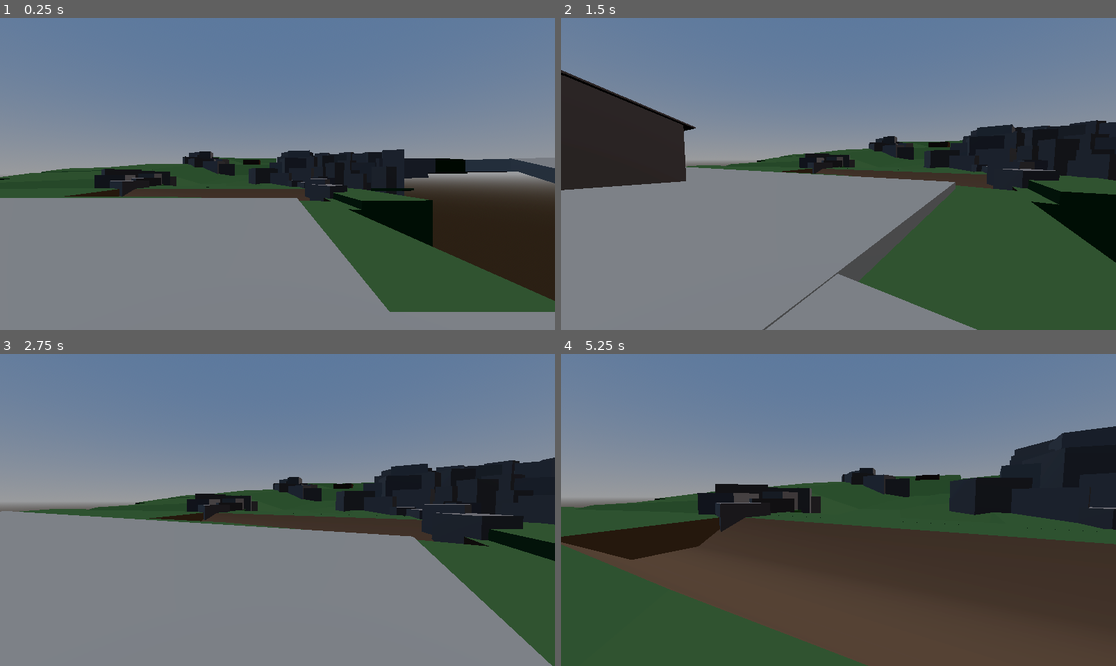
Above: before the commit, frames 1-4 (two rows, left to right).
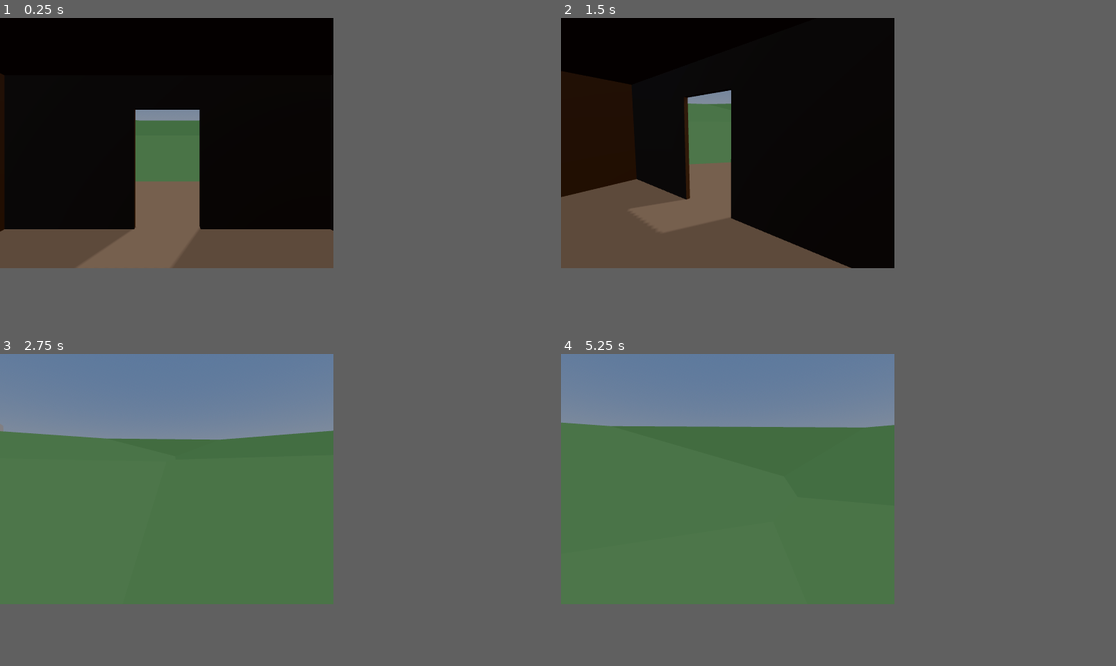
Above: after the commit, the same moments.

Repository: WindowsVista42/game-off-2025-game
Game: Godot game, scene res://scenes/main.tscn
Two runs of this game, one before a commit and one after it. Both use one fixed random seed, a clock stepped at 60 frames per second and the inputs below.
Inputs (mouse positions are in pixels of both pictures, inside the frame that each line leads up to):
- Up to frame 1 (0.25 s): no input
- Up to frame 2 (1.5 s): move the mouse to (960, 158) at 0.52 s; hold Right (ui_right) 0.53-1.28 s; click (960, 158) at 0.67 s; move the mouse to (810, 174) at 1.27 s; hold Up (ui_up) from 1.28 s (still down)
- Up to frame 3 (2.75 s): keep holding Up (ui_up); move the mouse to (288, 503) at 2.02 s
- Up to frame 4 (5.25 s): keep holding Up (ui_up); move the mouse to (832, 516) at 2.77 s; move the mouse to (877, 513) at 3.52 s; move the mouse to (794, 506) at 4.27 s; move the mouse to (844, 510) at 5.02 s
In our replay, the window is 799x449 before the commit and 480x360 after it. These sizes can differ from the game's own. Grey fills any space a smaller window leaves; there, only what the larger window draws over its background counts as a difference.

The runs differ from the first frame. In frame 1, 91% of the frame differs, in the area x 0-100%, y 0-100%; in frame 2, 83%; in frame 3, 50%; in frame 4, 74%.

Commit message:
Some file structure changes and more edits to the world.

Diff:
--- a/project.godot
+++ b/project.godot
@@ -14,6 +14,14 @@
 run/main_scene="uid://clehasow6b56h"
 config/features=PackedStringArray("4.5", "Forward Plus")
 config/icon="res://icon.svg"
+
+[display]
+
+window/size/viewport_width=480
+window/size/viewport_height=360
+window/stretch/mode="viewport"
+window/stretch/aspect="keep_width"
+window/stretch/scale_mode="integer"
 
 [input]
 
@@ -55,3 +63,7 @@
 3d/physics_engine="Jolt Physics"
 3d/default_gravity=50.0
 common/physics_interpolation=true
+
+[rendering]
+
+anti_aliasing/quality/msaa_3d=1
--- /dev/null
+++ b/resources/camera_attributes/main_camera_attributes.tres
@@ -0,0 +1,8 @@
+[gd_resource type="CameraAttributesPractical" format=3 uid="uid://d0qvc00itnxwf"]
+
+[resource]
+auto_exposure_enabled = true
+dof_blur_far_enabled = true
+dof_blur_far_distance = 200.0
+dof_blur_far_transition = 20.0
+dof_blur_amount = 0.05
--- a/environments/main_environment.tres
+++ b/resources/environments/main_environment.tres
@@ -9,12 +9,22 @@
 [resource]
 background_mode = 2
 sky = SubResource("Sky_rxg2q")
+ambient_light_color = Color(0.3460038, 0.37777907, 0.418642, 1)
+ambient_light_sky_contribution = 0.5
+ambient_light_energy = 1.82
 tonemap_mode = 4
 ssao_enabled = true
+ssao_radius = 0.33
+ssao_intensity = 0.3
 glow_enabled = true
 fog_light_color = Color(0.5202461, 0.55167526, 0.6098382, 1)
 fog_sun_scatter = 0.24
-fog_density = 0.001
+fog_density = 0.0001
 fog_sky_affect = 0.152
-volumetric_fog_density = 0.03
-adjustment_enabled = true
+volumetric_fog_enabled = true
+volumetric_fog_density = 0.01
+volumetric_fog_albedo = Color(0.71438277, 0.7435391, 0.7386895, 1)
+volumetric_fog_anisotropy = 0.0
+volumetric_fog_length = 256.0
+volumetric_fog_ambient_inject = 0.33
+volumetric_fog_sky_affect = 0.134
--- a/materials/sheet metal.tres
+++ b/resources/materials/sheet metal.tres
@@ -2,6 +2,5 @@
 
 [resource]
 diffuse_mode = 1
-albedo_color = Color(0.50686884, 0.4589759, 0.45508564, 1)
-metallic = 1.0
-roughness = 0.94
+albedo_color = Color(0.42006728, 0.36148292, 0.35285756, 1)
+roughness = 0.65
--- a/materials/wood (cabin).tres
+++ b/resources/materials/wood (cabin).tres
@@ -2,5 +2,6 @@
 
 [resource]
 specular_mode = 2
-albedo_color = Color(0.31, 0.22258002, 0.1643, 1)
+albedo_color = Color(0.23899284, 0.16899851, 0.121243455, 1)
 roughness = 0.83
+backlight = Color(1, 1, 1, 1)
--- a/scenes/level1.tscn
+++ b/scenes/level1.tscn
@@ -1,13 +1,22 @@
-[gd_scene load_steps=7 format=3 uid="uid://dp8sdl4ps8xu2"]
-
-[ext_resource type="Material" uid="uid://ib3ge7vrata7" path="res://materials/road.tres" id="1_g2h75"]
-[ext_resource type="Material" uid="uid://660l7kfkene3" path="res://materials/wood (cabin).tres" id="1_ru4tf"]
-[ext_resource type="Material" uid="uid://b641hk5h2fmit" path="res://materials/grass.tres" id="1_wwpf4"]
-[ext_resource type="Material" uid="uid://lr3qf4bdj15y" path="res://materials/rock.tres" id="3_dwgg1"]
-[ext_resource type="Material" uid="uid://bkqjf6i0vw30b" path="res://materials/dirt.tres" id="3_m7ahb"]
+[gd_scene load_steps=10 format=3 uid="uid://dp8sdl4ps8xu2"]
+
+[ext_resource type="Material" uid="uid://ib3ge7vrata7" path="res://resources/materials/road.tres" id="1_g2h75"]
+[ext_resource type="Material" uid="uid://660l7kfkene3" path="res://resources/materials/wood (cabin).tres" id="1_ru4tf"]
+[ext_resource type="Material" uid="uid://b641hk5h2fmit" path="res://resources/materials/grass.tres" id="1_wwpf4"]
+[ext_resource type="CameraAttributesPractical" uid="uid://d0qvc00itnxwf" path="res://resources/camera_attributes/main_camera_attributes.tres" id="2_bbk5w"]
+[ext_resource type="Material" uid="uid://lr3qf4bdj15y" path="res://resources/materials/rock.tres" id="3_dwgg1"]
+[ext_resource type="Material" uid="uid://bkqjf6i0vw30b" path="res://resources/materials/dirt.tres" id="3_m7ahb"]
 [ext_resource type="PackedScene" uid="uid://cj84mtxk102yo" path="res://scenes/storehouse.tscn" id="6_6sh32"]
+[ext_resource type="Environment" uid="uid://jrfcngmi4ih2" path="res://resources/environments/main_environment.tres" id="7_ejswk"]
+
+[sub_resource type="FogMaterial" id="FogMaterial_6sh32"]
+density = 0.01
 
 [node name="Level 1" type="Node3D"]
+
+[node name="WorldEnvironment" type="WorldEnvironment" parent="."]
+environment = ExtResource("7_ejswk")
+camera_attributes = ExtResource("2_bbk5w")
 
 [node name="House" type="CSGCombiner3D" parent="."]
 transform = Transform3D(-4.371139e-08, 1, 7.1054274e-15, -1, -4.371139e-08, 1.7484555e-07, 1.7484555e-07, 0, 1, 0.014937639, 2.2369547, 7.8201294e-05)
@@ -1043,3 +1052,9 @@
 
 [node name="Storehouse" parent="." instance=ExtResource("6_6sh32")]
 transform = Transform3D(1, 0, 0, 0, 1, 0, 0, 0, 1, -15.341843, -6.007372, 82.98708)
+
+[node name="FogVolume" type="FogVolume" parent="."]
+transform = Transform3D(1, 0, 0, 0, 1, 0, 0, 0, 1, 197.80191, 31.139053, 117.64701)
+size = Vector3(117, 27.043854, 204)
+shape = 2
+material = SubResource("FogMaterial_6sh32")
--- a/scenes/main.tscn
+++ b/scenes/main.tscn
@@ -1,18 +1,18 @@
-[gd_scene load_steps=4 format=3 uid="uid://clehasow6b56h"]
+[gd_scene load_steps=3 format=3 uid="uid://clehasow6b56h"]
 
 [ext_resource type="PackedScene" uid="uid://dp8sdl4ps8xu2" path="res://scenes/level1.tscn" id="1_0wfyh"]
-[ext_resource type="PackedScene" uid="uid://rvg5huilaqb6" path="res://scenes/player.tscn" id="1_o5qli"]
-[ext_resource type="Environment" uid="uid://jrfcngmi4ih2" path="res://environments/main_environment.tres" id="1_sugp2"]
+[ext_resource type="PackedScene" uid="uid://bk8cmipx5taf3" path="res://scenes/player_spawner.tscn" id="2_0wfyh"]
 
 [node name="Node3D" type="Node3D"]
 
 [node name="DirectionalLight3D" type="DirectionalLight3D" parent="."]
 transform = Transform3D(-0.8660254, -0.43301278, 0.25, 0, 0.49999997, 0.86602545, -0.50000006, 0.75, -0.43301266, 0, 0, 0)
-
-[node name="WorldEnvironment" type="WorldEnvironment" parent="."]
-environment = ExtResource("1_sugp2")
+light_color = Color(1, 0.98, 0.94, 1)
+light_energy = 1.3
+light_bake_mode = 1
+shadow_enabled = true
+shadow_opacity = 0.5
 
 [node name="Level 1" parent="." instance=ExtResource("1_0wfyh")]
 
-[node name="Player" parent="." instance=ExtResource("1_o5qli")]
-transform = Transform3D(1, 0, 0, 0, 1, 0, 0, 0, 1, 10.376535, -3.1163397, 82.691444)
+[node name="PlayerSpawner" parent="." instance=ExtResource("2_0wfyh")]
--- a/scenes/player.tscn
+++ b/scenes/player.tscn
@@ -27,6 +27,7 @@
 [node name="Camera3D" type="Camera3D" parent="."]
 transform = Transform3D(1, 0, 0, 0, 1, 0, 0, 0, 1, 0, 1.5645642, 0)
 script = ExtResource("2_qhqgy")
+MOUSE_SENS = 0.005
 
 [node name="AudioListener3D" type="AudioListener3D" parent="."]
 transform = Transform3D(1, 0, 0, 0, 1, 0, 0, 0, 1, 0, 1.5407133, 0)
--- /dev/null
+++ b/scenes/player_spawner.tscn
@@ -0,0 +1,13 @@
+[gd_scene load_steps=3 format=3 uid="uid://bk8cmipx5taf3"]
+
+[ext_resource type="Script" uid="uid://dg5xpk1e702eo" path="res://scripts/respawn_if_fell_below_world.gd" id="1_hiofm"]
+[ext_resource type="PackedScene" uid="uid://rvg5huilaqb6" path="res://scenes/player.tscn" id="2_7m7wc"]
+
+[node name="PlayerSpawner" type="Node3D"]
+
+[node name="SpawnLocation" type="Node3D" parent="."]
+
+[node name="RespawnIfFellBelowWorld" type="Node3D" parent="SpawnLocation"]
+script = ExtResource("1_hiofm")
+
+[node name="Player" parent="." instance=ExtResource("2_7m7wc")]
--- a/scenes/shelf.tscn
+++ b/scenes/shelf.tscn
@@ -1,6 +1,6 @@
 [gd_scene load_steps=2 format=3 uid="uid://beibndaqaupuc"]
 
-[ext_resource type="Material" uid="uid://qeubjhq41c8m" path="res://materials/sheet metal 2.tres" id="1_eyi4x"]
+[ext_resource type="Material" uid="uid://qeubjhq41c8m" path="res://resources/materials/sheet metal 2.tres" id="1_eyi4x"]
 
 [node name="Shelf" type="CSGCombiner3D"]
 
--- a/scenes/storehouse.tscn
+++ b/scenes/storehouse.tscn
@@ -1,7 +1,7 @@
 [gd_scene load_steps=3 format=3 uid="uid://cj84mtxk102yo"]
 
-[ext_resource type="Material" uid="uid://uwqytjtcpq5x" path="res://materials/concrete.tres" id="1_swou6"]
-[ext_resource type="Material" uid="uid://dqwj8wip60bmf" path="res://materials/sheet metal.tres" id="2_5a6w1"]
+[ext_resource type="Material" uid="uid://uwqytjtcpq5x" path="res://resources/materials/concrete.tres" id="1_swou6"]
+[ext_resource type="Material" uid="uid://dqwj8wip60bmf" path="res://resources/materials/sheet metal.tres" id="2_5a6w1"]
 
 [node name="Storehouse" type="CSGCombiner3D"]
 use_collision = true
--- a/scripts/camera_3d.gd
+++ b/scripts/camera_3d.gd
@@ -1,6 +1,7 @@
 extends Camera3D
 
-const MOUSE_SENS = 0.002
+@export
+var MOUSE_SENS = 0.002
 
 
 
--- /dev/null
+++ b/scripts/respawn_if_fell_below_world.gd
@@ -0,0 +1,12 @@
+extends Node3D
+
+@onready
+var PLAYER = get_node("../../Player")
+
+@onready
+var SPAWN_LOCATION = get_parent()
+
+# Called every frame. 'delta' is the elapsed time since the previous frame.
+func _process(delta: float) -> void:
+	if PLAYER.transform.origin.y < -500.0:
+		PLAYER.transform.origin = SPAWN_LOCATION.transform.origin
Renamed: materials/concrete.tres -> resources/materials/concrete.tres
Renamed: materials/dirt.tres -> resources/materials/dirt.tres
Renamed: materials/grass.tres -> resources/materials/grass.tres
Renamed: materials/road.tres -> resources/materials/road.tres
Renamed: materials/rock.tres -> resources/materials/rock.tres
Renamed: materials/sheet metal 2.tres -> resources/materials/sheet metal 2.tres
Not shown, added: scripts/respawn_if_fell_below_world.gd.uid
